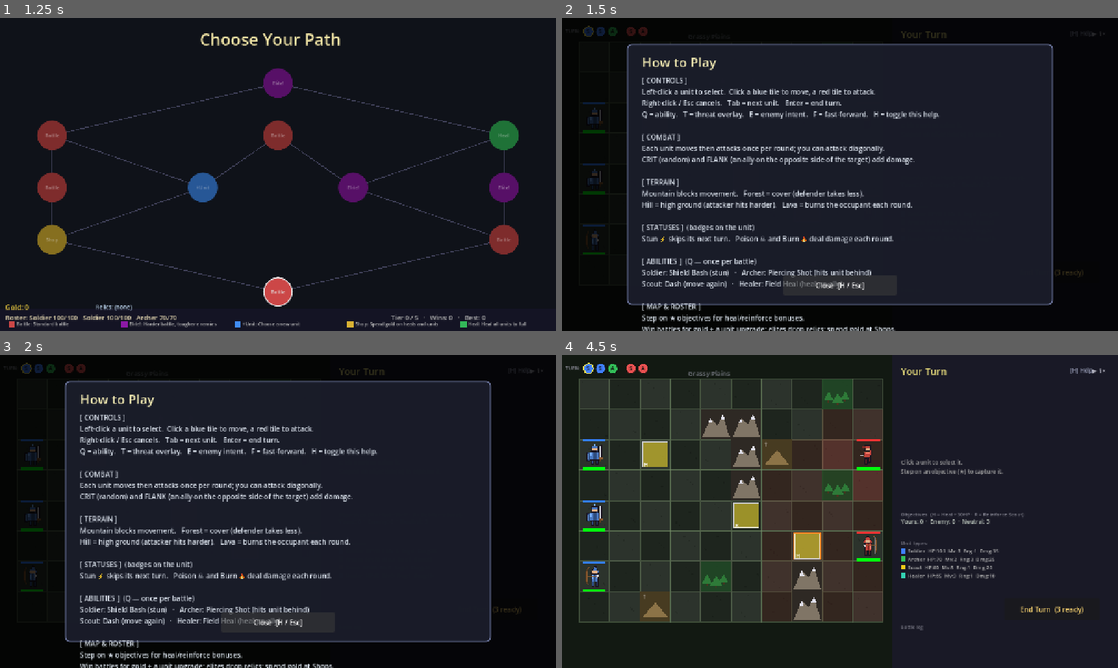
Above: before the commit, frames 1-4 (two rows, left to right).
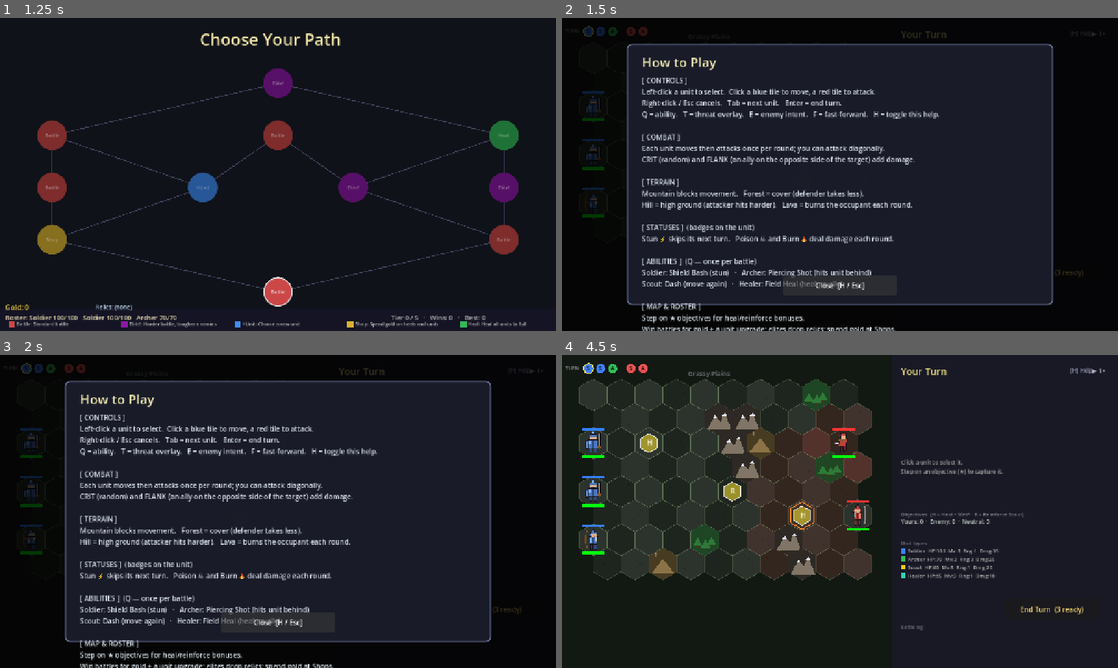
Above: after the commit, the same moments.

Repository: kabuumu/strategy-prototype
Game: Godot game, scene res://src/title/title.tscn
Same seed, same stepped clock (60 frames per second), same inputs: the game is played once before the commit and once after it.
Inputs (mouse positions are in pixels of both pictures, inside the frame that each line leads up to):
- Up to frame 1 (1.25 s): click "New Game" at 0.5 s
- Up to frame 2 (1.5 s): click "Battle" at 1.25 s
- Up to frame 3 (2 s): no input
- Up to frame 4 (4.5 s): click "End Turn (3 ready)" at 2 s; click "End Turn (3 ready)" at 2.75 s; click "End Turn (3 ready)" at 3.5 s; tap A at 4.25 s; move the mouse to (962, 495) at 4.27 s; tap H at 4.35 s; click (962, 495) at 4.42 s

Frame 1 is identical in both runs. In frame 2, 0.7% of the frame differs, in the area x 3-8%, y 23-76%; in frame 3, 0.7%; in frame 4, 19%, in the area x 3-58%, y 7-86%.

Commit message:
Convert battle board to a hex grid (Civ-style)
Pointy-top, odd-r offset hexes replace the square grid.

- new Hex utility (src/battle/hex.gd): offset<->cube conversion, hex
  distance, 6-neighbour table, corner geometry, nearest-cell picking
- movement BFS and pathfinding now use 6 hex neighbours
- _manhattan/_chebyshev both resolve to Hex.distance, so every attack-range,
  threat, AI and intent call site stays correct with no further changes
- input picks the nearest hex centre; units position on hex centres
- rendering redrawn as hexagons: ground tiles (biome-tinted + speckle),
  mountains/forests/hills/lava, objectives, move/attack/ability highlights,
  threat overlay, enemy-intent markers, damage forecast + hover tooltip

Grid stays 10x8 in (col,row); odd rows shove half a hex right.

Co-Authored-By: Claude Opus 4.8 <noreply@anthropic.com>

Diff:
--- a/src/battle/battle.gd
+++ b/src/battle/battle.gd
@@ -232,8 +232,17 @@
 	_place.call(lava, int(_biome["lava"]))
 
 # ---------------------------------------------------------------------------
-# Custom drawing — grid tiles + objective highlights
-# ---------------------------------------------------------------------------
+# Custom drawing — hex grid + terrain + overlays
+# ---------------------------------------------------------------------------
+# Screen-space centre of a cell (battle-node coords, includes GRID_OFFSET).
+func _hex_center(cell: Vector2i) -> Vector2:
+	return GRID_OFFSET + Hex.center_v(cell)
+
+func _draw_hex_outline(pts: PackedVector2Array, col: Color, w: float) -> void:
+	var loop := pts.duplicate()
+	loop.append(pts[0])
+	draw_polyline(loop, col, w)
+
 func _draw() -> void:
 	# Background — tinted by the current biome, beneath the grid and objectives
 	var bg: Color = _biome.get("bg", Color(0.07, 0.08, 0.07))
@@ -250,14 +259,12 @@
 	var tile_a := bg2.lightened(0.11)
 	var tile_b := bg2.lightened(0.05)
 
-	# Grid tiles
+	# Grid tiles (hexagons)
 	for x in range(GRID_COLS):
 		for y in range(GRID_ROWS):
 			var cell := Vector2i(x, y)
-			var rect := Rect2(
-				GRID_OFFSET + Vector2(x * TILE_SIZE, y * TILE_SIZE),
-				Vector2(TILE_SIZE - 1.0, TILE_SIZE - 1.0)
-			)
+			var ctr := _hex_center(cell)
+			var pts := Hex.corners(ctr)
 			var color: Color
 			var plain := false
 			if cell in ability_cells:
@@ -270,119 +277,84 @@
 				color = tile_a; plain = true
 			else:
 				color = tile_b; plain = true
-			draw_rect(rect, color)
+			draw_colored_polygon(pts, color)
 			# Deterministic speckle so plain ground has a little texture
 			if plain:
 				var sd := x * 73 + y * 149
 				for k in range(3):
-					var sx := rect.position.x + 6.0 + float((sd * (k + 2)) % 56)
-					var sy := rect.position.y + 6.0 + float((sd * (k + 5)) % 56)
-					draw_rect(Rect2(Vector2(sx, sy), Vector2(3.0, 3.0)), color.darkened(0.16))
-			draw_rect(rect, Color(0.45, 0.54, 0.40, 0.45), false, 1.5)
-
-			# Enemy threat overlay — faint red tint on tiles within reach of
-			# alive enemies. Stacks with multiple threats up to a cap so the
-			# danger zone is unmistakable. Only shown during the player's
-			# planning phases (not during attack-targeting / AI / end states).
+					var off := Vector2(float((sd * (k + 2)) % 40) - 20.0, float((sd * (k + 5)) % 40) - 20.0)
+					draw_rect(Rect2(ctr + off, Vector2(3.0, 3.0)), color.darkened(0.16))
+			_draw_hex_outline(pts, Color(0.45, 0.54, 0.40, 0.45), 1.5)
+
+			# Enemy threat overlay — faint red tint on hexes within enemy reach,
+			# shown only during the player's planning phases.
 			if _show_threat and phase in [Phase.PLAYER_SELECT_UNIT, Phase.PLAYER_SELECT_MOVE]:
 				var n: int = int(_threat_cells.get(cell, 0))
 				if n > 0:
 					var a: float = min(0.10 + 0.10 * float(n - 1), 0.30)
-					draw_rect(rect, Color(0.95, 0.18, 0.18, a))
-
-	# Mountain tiles — drawn over the grid, block all movement
+					draw_colored_polygon(pts, Color(0.95, 0.18, 0.18, a))
+
+	# Mountain hexes — block all movement
 	for m: Vector2i in mountains:
-		var bx: float = GRID_OFFSET.x + m.x * TILE_SIZE
-		var by: float = GRID_OFFSET.y + m.y * TILE_SIZE
-		draw_rect(Rect2(Vector2(bx, by), Vector2(TILE_SIZE - 1.0, TILE_SIZE - 1.0)),
-				Color(0.18, 0.16, 0.14))
-		# Mountain body — double-peaked silhouette
+		var c := _hex_center(m)
+		draw_colored_polygon(Hex.corners(c), Color(0.18, 0.16, 0.14))
 		draw_polygon(
 			PackedVector2Array([
-				Vector2(bx + 3,  by + 64),
-				Vector2(bx + 22, by + 20),
-				Vector2(bx + 38, by + 36),
-				Vector2(bx + 50, by + 12),
-				Vector2(bx + 66, by + 64),
-			]),
+				c + Vector2(-26, 24), c + Vector2(-8, -10), c + Vector2(4, 6),
+				c + Vector2(14, -16), c + Vector2(30, 24)]),
 			PackedColorArray([Color(0.50, 0.46, 0.40)]))
-		# Snow caps
-		draw_polygon(
-			PackedVector2Array([
-				Vector2(bx + 17, by + 32), Vector2(bx + 22, by + 20), Vector2(bx + 27, by + 32)
-			]),
+		draw_polygon(PackedVector2Array([c + Vector2(-13, -2), c + Vector2(-8, -10), c + Vector2(-3, -2)]),
 			PackedColorArray([Color(0.88, 0.88, 0.93)]))
-		draw_polygon(
-			PackedVector2Array([
-				Vector2(bx + 44, by + 24), Vector2(bx + 50, by + 12), Vector2(bx + 56, by + 24)
-			]),
+		draw_polygon(PackedVector2Array([c + Vector2(8, -8), c + Vector2(14, -16), c + Vector2(20, -8)]),
 			PackedColorArray([Color(0.88, 0.88, 0.93)]))
 
-	# Forest tiles — passable, defenders here take less damage
+	# Forest hexes — cover
 	for f: Vector2i in forests:
-		var fx: float = GRID_OFFSET.x + f.x * TILE_SIZE
-		var fy: float = GRID_OFFSET.y + f.y * TILE_SIZE
-		# Mossy ground tint
-		draw_rect(Rect2(Vector2(fx, fy), Vector2(TILE_SIZE - 1.0, TILE_SIZE - 1.0)),
-				Color(0.12, 0.28, 0.14, 0.85))
-		# Three little pine triangles
-		var trees := [Vector2(fx + 14, fy + 50), Vector2(fx + 35, fy + 56), Vector2(fx + 52, fy + 48)]
-		var sizes := [12.0, 14.0, 11.0]
-		for i in range(trees.size()):
-			var c: Vector2 = trees[i]
-			var s: float = sizes[i]
-			draw_polygon(
-				PackedVector2Array([
-					Vector2(c.x - s,       c.y),
-					Vector2(c.x + s,       c.y),
-					Vector2(c.x,           c.y - s * 1.7),
-				]),
+		var c := _hex_center(f)
+		draw_colored_polygon(Hex.corners(c), Color(0.12, 0.28, 0.14, 0.95))
+		for t_off: Vector2 in [Vector2(-16, 14), Vector2(2, 18), Vector2(16, 12)]:
+			var tc := c + t_off
+			var sz := 11.0
+			draw_polygon(PackedVector2Array([
+				tc + Vector2(-sz, 0), tc + Vector2(sz, 0), tc + Vector2(0, -sz * 1.7)]),
 				PackedColorArray([Color(0.18, 0.48, 0.22)]))
-			draw_rect(Rect2(Vector2(c.x - 1.5, c.y), Vector2(3.0, 5.0)),
-					Color(0.30, 0.20, 0.12))
-	# Hill tiles — high ground, occupant deals more damage
+			draw_rect(Rect2(tc + Vector2(-1.5, 0), Vector2(3.0, 5.0)), Color(0.30, 0.20, 0.12))
+
+	# Hill hexes — high ground
 	for h: Vector2i in hills:
-		var hx: float = GRID_OFFSET.x + h.x * TILE_SIZE
-		var hy: float = GRID_OFFSET.y + h.y * TILE_SIZE
-		draw_rect(Rect2(Vector2(hx, hy), Vector2(TILE_SIZE - 1.0, TILE_SIZE - 1.0)), Color(0.28, 0.23, 0.13))
+		var c := _hex_center(h)
+		draw_colored_polygon(Hex.corners(c), Color(0.28, 0.23, 0.13))
 		draw_polygon(PackedVector2Array([
-			Vector2(hx + 6, hy + 58), Vector2(hx + 35, hy + 24), Vector2(hx + 64, hy + 58)]),
+			c + Vector2(-26, 22), c + Vector2(0, -12), c + Vector2(26, 22)]),
 			PackedColorArray([Color(0.55, 0.45, 0.28)]))
-		draw_string(ThemeDB.fallback_font, Vector2(hx + 4, hy + 16), "↑",
+		draw_string(ThemeDB.fallback_font, c + Vector2(-22, -16), "↑",
 			HORIZONTAL_ALIGNMENT_LEFT, -1, 14, Color(1, 1, 1, 0.5))
-	# Lava tiles — burns the occupant each round
+
+	# Lava hexes — burn the occupant
 	for l: Vector2i in lava:
-		var lx: float = GRID_OFFSET.x + l.x * TILE_SIZE
-		var ly: float = GRID_OFFSET.y + l.y * TILE_SIZE
-		draw_rect(Rect2(Vector2(lx, ly), Vector2(TILE_SIZE - 1.0, TILE_SIZE - 1.0)), Color(0.55, 0.18, 0.06))
-		draw_rect(Rect2(Vector2(lx + 10, ly + 24), Vector2(48, 20)), Color(0.95, 0.5, 0.1))
-		draw_rect(Rect2(Vector2(lx + 20, ly + 30), Vector2(28, 9)), Color(1.0, 0.82, 0.2))
-
-	# Objectives drawn on top of the tiles (only while uncaptured)
+		var c := _hex_center(l)
+		draw_colored_polygon(Hex.corners(c), Color(0.55, 0.18, 0.06))
+		draw_circle(c, 16.0, Color(0.95, 0.5, 0.1))
+		draw_circle(c, 8.0, Color(1.0, 0.82, 0.2))
+
+	# Objectives (only while uncaptured) — inner hex marker
 	for obj: Dictionary in objectives:
 		if int(obj["owner"]) != -1:
 			continue
-		var gx: int = obj["grid_pos"].x
-		var gy: int = obj["grid_pos"].y
-		var pad := 6.0
-		var obj_rect := Rect2(
-			GRID_OFFSET + Vector2(gx * TILE_SIZE + pad, gy * TILE_SIZE + pad),
-			Vector2(TILE_SIZE - pad * 2.0 - 1.0, TILE_SIZE - pad * 2.0 - 1.0)
-		)
+		var c := _hex_center(obj["grid_pos"])
+		var inner := PackedVector2Array()
+		for cp: Vector2 in Hex.corners(c):
+			inner.append(c + (cp - c) * 0.6)
 		var fill: Color
 		match int(obj["owner"]):
-			0:  fill = Color(0.20, 0.45, 0.90, 0.70)   # player blue
-			1:  fill = Color(0.88, 0.20, 0.20, 0.70)   # enemy red
-			_:  fill = Color(0.82, 0.75, 0.18, 0.70)   # neutral gold
-		draw_rect(obj_rect, fill)
-		draw_rect(obj_rect, Color(1.0, 1.0, 1.0, 0.75), false, 2.0)
-
-		# Small icon letter in corner: H = heal, R = reinforce
+			0:  fill = Color(0.20, 0.45, 0.90, 0.70)
+			1:  fill = Color(0.88, 0.20, 0.20, 0.70)
+			_:  fill = Color(0.82, 0.75, 0.18, 0.70)
+		draw_colored_polygon(inner, fill)
+		_draw_hex_outline(inner, Color(1.0, 1.0, 1.0, 0.75), 2.0)
 		var icon: String = "H" if obj["type"] == "heal" else "R"
-		draw_string(ThemeDB.fallback_font, GRID_OFFSET + Vector2(
-			gx * TILE_SIZE + pad + 2.0,
-			gy * TILE_SIZE + TILE_SIZE - pad - 2.0
-		), icon, HORIZONTAL_ALIGNMENT_LEFT, -1, 14, Color(1, 1, 1, 0.85))
+		draw_string(ThemeDB.fallback_font, c + Vector2(-5, 5), icon,
+			HORIZONTAL_ALIGNMENT_LEFT, -1, 16, Color(1, 1, 1, 0.9))
 
 	# Damage forecast over targetable enemies (attack + ability phases) —
 	# always-on per-tile tag. Note: doesn't show flank bonus, so the hover
@@ -400,7 +372,7 @@
 			if has_cover and not lethal:
 				txt += " ♣"
 			var col: Color = Color(1.0, 0.35, 0.3) if lethal else Color(1.0, 0.92, 0.4)
-			var base := GRID_OFFSET + Vector2(t.grid_pos.x * TILE_SIZE + 6.0, t.grid_pos.y * TILE_SIZE + 18.0)
+			var base := _hex_center(t.grid_pos) + Vector2(-14.0, -2.0)
 			draw_string(ThemeDB.fallback_font, base + Vector2(1, 1), txt,
 				HORIZONTAL_ALIGNMENT_LEFT, -1, 17, Color(0, 0, 0, 0.8))  # shadow
 			draw_string(ThemeDB.fallback_font, base, txt,
@@ -423,20 +395,19 @@
 		return
 	if phase not in [Phase.PLAYER_SELECT_UNIT, Phase.PLAYER_SELECT_MOVE]:
 		return
-	var half := Vector2(TILE_SIZE / 2.0, TILE_SIZE / 2.0)
 	for intent: Dictionary in _enemy_intents:
 		var u: Unit = intent.get("unit")
 		if u == null or not u.is_alive():
 			continue
-		var cell: Vector2i = intent["cell"]
-		var dest := GRID_OFFSET + Vector2(cell.x * TILE_SIZE, cell.y * TILE_SIZE)
-		# Destination marker
-		draw_rect(Rect2(dest + Vector2(4, 4), Vector2(TILE_SIZE - 9, TILE_SIZE - 9)),
-			Color(1.0, 0.55, 0.15, 0.85), false, 2.0)
+		var dc := _hex_center(intent["cell"])
+		# Destination marker — orange hex outline
+		var marker := PackedVector2Array()
+		for cp: Vector2 in Hex.corners(dc):
+			marker.append(dc + (cp - dc) * 0.85)
+		_draw_hex_outline(marker, Color(1.0, 0.55, 0.15, 0.85), 2.0)
 		var target: Unit = intent.get("target")
 		if target != null and target.is_alive():
-			var dc := dest + half
-			var tc := GRID_OFFSET + Vector2(target.grid_pos.x * TILE_SIZE, target.grid_pos.y * TILE_SIZE) + half
+			var tc := _hex_center(target.grid_pos)
 			var col: Color = Color(0.40, 0.92, 0.50, 0.85) if intent.get("kind") == "heal" \
 				else Color(1.0, 0.40, 0.30, 0.90)
 			draw_line(dc, tc, col, 2.0)
@@ -1011,11 +982,11 @@
 	elif cover:
 		line2 = "IN COVER"
 
-	var origin := GRID_OFFSET + Vector2(_hover_cell.x * TILE_SIZE, _hover_cell.y * TILE_SIZE)
-	# Position tooltip above the tile, or below if near top edge
+	var c := _hex_center(_hover_cell)
+	# Position tooltip above the hex, or below if near the top edge
 	var tip_above := _hover_cell.y >= 1
-	var tip_y: float = origin.y - 38.0 if tip_above else origin.y + TILE_SIZE + 4.0
-	var tip_rect := Rect2(origin.x - 10.0, tip_y, 130.0, 34.0)
+	var tip_y: float = c.y - 52.0 if tip_above else c.y + 22.0
+	var tip_rect := Rect2(c.x - 62.0, tip_y, 130.0, 34.0)
 	draw_rect(tip_rect, Color(0.0, 0.0, 0.0, 0.78))
 	draw_rect(tip_rect, Color(0.95, 0.30, 0.25, 0.9), false, 1.5)
 	draw_string(ThemeDB.fallback_font, Vector2(tip_rect.position.x + 6.0, tip_rect.position.y + 14.0),
@@ -1155,8 +1126,8 @@
 
 
 func _world_to_grid(screen_pos: Vector2) -> Vector2i:
-	var local := screen_pos - GRID_OFFSET
-	return Vector2i(int(local.x / TILE_SIZE), int(local.y / TILE_SIZE))
+	# Nearest hex centre to the click (local to the grid origin).
+	return Hex.from_local(screen_pos - GRID_OFFSET, GRID_COLS, GRID_ROWS)
 
 func _valid_cell(cell: Vector2i) -> bool:
 	return cell.x >= 0 and cell.x < GRID_COLS and cell.y >= 0 and cell.y < GRID_ROWS
@@ -2024,8 +1995,7 @@
 		if steps >= range_val:
 			continue
 
-		for dir: Vector2i in [Vector2i(1, 0), Vector2i(-1, 0), Vector2i(0, 1), Vector2i(0, -1)]:
-			var next := pos + dir
+		for next: Vector2i in Hex.neighbors(pos):
 			if _valid_cell(next) and next not in visited and next not in mountains:
 				visited[next] = true
 				queue.append({"pos": next, "steps": steps + 1})
@@ -2048,8 +2018,7 @@
 		if pos == end:
 			found = true
 			break
-		for dir: Vector2i in [Vector2i(1, 0), Vector2i(-1, 0), Vector2i(0, 1), Vector2i(0, -1)]:
-			var next := pos + dir
+		for next: Vector2i in Hex.neighbors(pos):
 			if next in came_from:
 				continue
 			if not _valid_cell(next) or next in mountains:
@@ -2079,7 +2048,7 @@
 		path = [dest]
 	var pts: Array = []
 	for c: Vector2i in path:
-		pts.append(Vector2(c.x * TILE_SIZE + TILE_SIZE / 2.0, c.y * TILE_SIZE + TILE_SIZE / 2.0))
+		pts.append(Hex.center_v(c))
 	return unit.animate_move_along(pts)
 
 func _get_attack_cells(attacker: Unit, targets: Array[Unit]) -> Array[Vector2i]:
@@ -2168,13 +2137,13 @@
 				nearest  = obj["grid_pos"]
 	return nearest
 
+# On a hex board there's a single grid distance; both former square-grid
+# metrics now resolve to it, so every range/threat/AI call site stays correct.
 func _manhattan(a: Vector2i, b: Vector2i) -> int:
-	return abs(a.x - b.x) + abs(a.y - b.y)
-
-# Chebyshev (chessboard) distance — used for attack range so a unit can hit
-# diagonally adjacent targets, not just orthogonal ones.
+	return Hex.distance(a, b)
+
 func _chebyshev(a: Vector2i, b: Vector2i) -> int:
-	return maxi(abs(a.x - b.x), abs(a.y - b.y))
+	return Hex.distance(a, b)
 
 # ---------------------------------------------------------------------------
 # Round helpers
--- /dev/null
+++ b/src/battle/hex.gd
@@ -0,0 +1,67 @@
+class_name Hex
+extends RefCounted
+# Pointy-top, odd-r offset hex math (Civ-style board). Coordinates stay as
+# Vector2i(col, row); odd rows are shoved half a hex to the right.
+# Centers are LOCAL (relative to the grid origin); callers add GRID_OFFSET when
+# drawing on the battle node, or use them directly for _grid_node children.
+
+const SIZE: float  = 37.0     # centre → corner
+const W: float     = 64.08    # hex width  = SIZE * sqrt(3)
+const H: float     = 74.0     # hex height = SIZE * 2
+const VSTEP: float = 55.5     # row spacing = SIZE * 1.5
+
+static func center(col: int, row: int) -> Vector2:
+	var x: float = W * col + (W * 0.5 if (row & 1) == 1 else 0.0) + W * 0.5
+	var y: float = VSTEP * row + H * 0.5
+	return Vector2(x, y)
+
+static func center_v(cell: Vector2i) -> Vector2:
+	return center(cell.x, cell.y)
+
+# Six corner points of the hex centred at c (for draw_polygon / outlines).
+static func corners(c: Vector2) -> PackedVector2Array:
+	var pts := PackedVector2Array()
+	for i in range(6):
+		var ang := deg_to_rad(60.0 * i - 30.0)
+		pts.append(c + Vector2(cos(ang), sin(ang)) * SIZE)
+	return pts
+
+static func _to_cube(cell: Vector2i) -> Vector3i:
+	var x: int = cell.x - (cell.y - (cell.y & 1)) / 2
+	var z: int = cell.y
+	return Vector3i(x, -x - z, z)
+
+# Hex grid distance (number of steps between two cells).
+static func distance(a: Vector2i, b: Vector2i) -> int:
+	var ac := _to_cube(a)
+	var bc := _to_cube(b)
+	return (abs(ac.x - bc.x) + abs(ac.y - bc.y) + abs(ac.z - bc.z)) / 2
+
+# Neighbour offsets differ by row parity in odd-r layout.
+const _DIRS_EVEN: Array[Vector2i] = [
+	Vector2i(1, 0), Vector2i(0, -1), Vector2i(-1, -1),
+	Vector2i(-1, 0), Vector2i(-1, 1), Vector2i(0, 1),
+]
+const _DIRS_ODD: Array[Vector2i] = [
+	Vector2i(1, 0), Vector2i(1, -1), Vector2i(0, -1),
+	Vector2i(-1, 0), Vector2i(0, 1), Vector2i(1, 1),
+]
+
+static func neighbors(cell: Vector2i) -> Array:
+	var dirs: Array[Vector2i] = _DIRS_ODD if (cell.y & 1) == 1 else _DIRS_EVEN
+	var out: Array[Vector2i] = []
+	for d: Vector2i in dirs:
+		out.append(cell + d)
+	return out
+
+# Nearest cell to a LOCAL point (brute-force over the board — trivial at this size).
+static func from_local(p: Vector2, cols: int, rows: int) -> Vector2i:
+	var best := Vector2i(-1, -1)
+	var best_d := INF
+	for r in range(rows):
+		for c in range(cols):
+			var d := p.distance_squared_to(center(c, r))
+			if d < best_d:
+				best_d = d
+				best = Vector2i(c, r)
+	return best
--- a/src/battle/unit.gd
+++ b/src/battle/unit.gd
@@ -160,10 +160,8 @@
 
 # ---------------------------------------------------------------------------
 func update_visual_position() -> void:
-	position = Vector2(
-		grid_pos.x * TILE_SIZE + TILE_SIZE / 2,
-		grid_pos.y * TILE_SIZE + TILE_SIZE / 2
-	)
+	# Hex centre, local to _grid_node (the parent already carries GRID_OFFSET).
+	position = Hex.center_v(grid_pos)
 
 # Animate this unit walking along a sequence of world-space points (one per
 # tile, in visit order, starting from the unit's current tile). Returns the
Not shown, added: src/battle/hex.gd.uid
